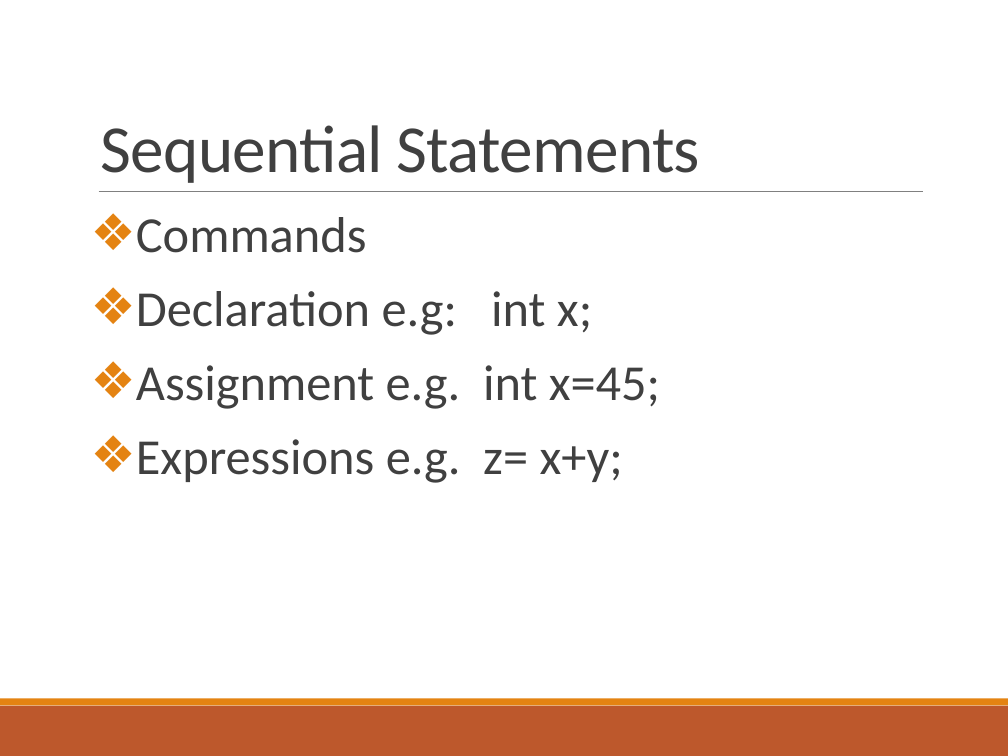
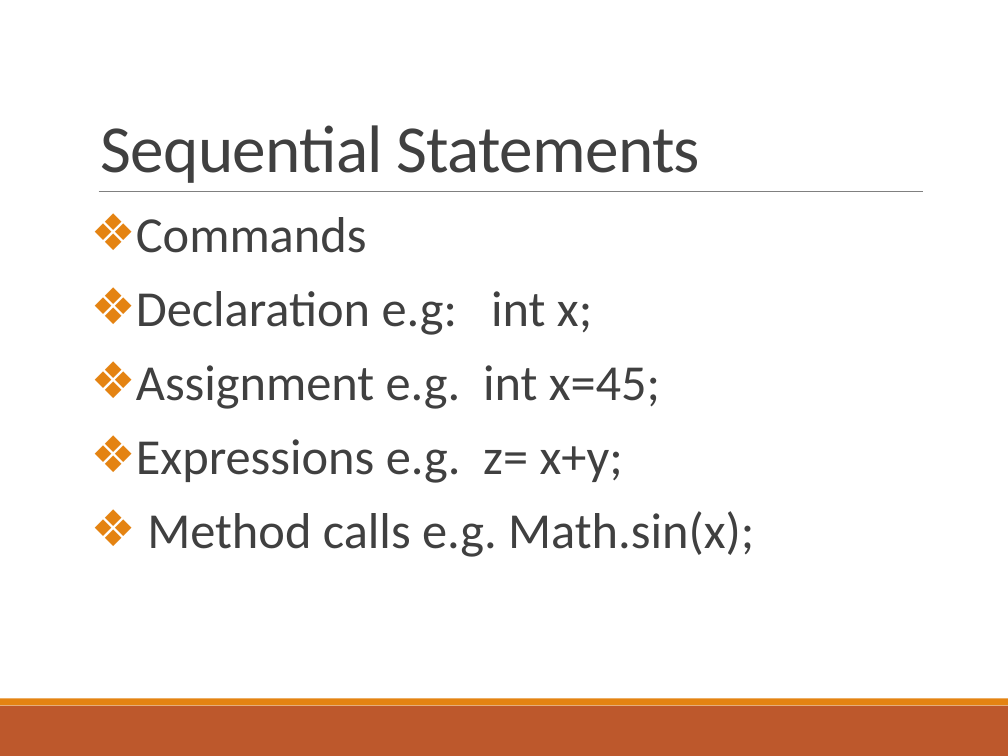
Before and after one commit to deeperj/dillinger, a slide deck: slide 4 of thesis/ukapp2/wqu_isc/sofware_design/Lesson 2 - Java.pptx. Drawn at 1008x756 pixels with LibreOffice and Linux fonts; fonts in the diff are those of the drawing. Boxes give left, top, right and bottom in pixels: in the first picture for what was removed or moved away, otherwise in the second. Text is boxed around its words. In the diff, an @@ line names an element or a change of style, - is before the commit and + after.

```diff
--- a/thesis/ukapp2/wqu_isc/sofware_design/Lesson 2 - Java.pptx
+++ b/thesis/ukapp2/wqu_isc/sofware_design/Lesson 2 - Java.pptx
@@ text at (x1=147, y1=511, x2=754, y2=557): paragraph added @@
+❖ Method calls e.g. Math.sin(x);
```
Also in this commit, not shown: 2 other slides changed, 12 slides added, 10 slides removed, 5 other files.
